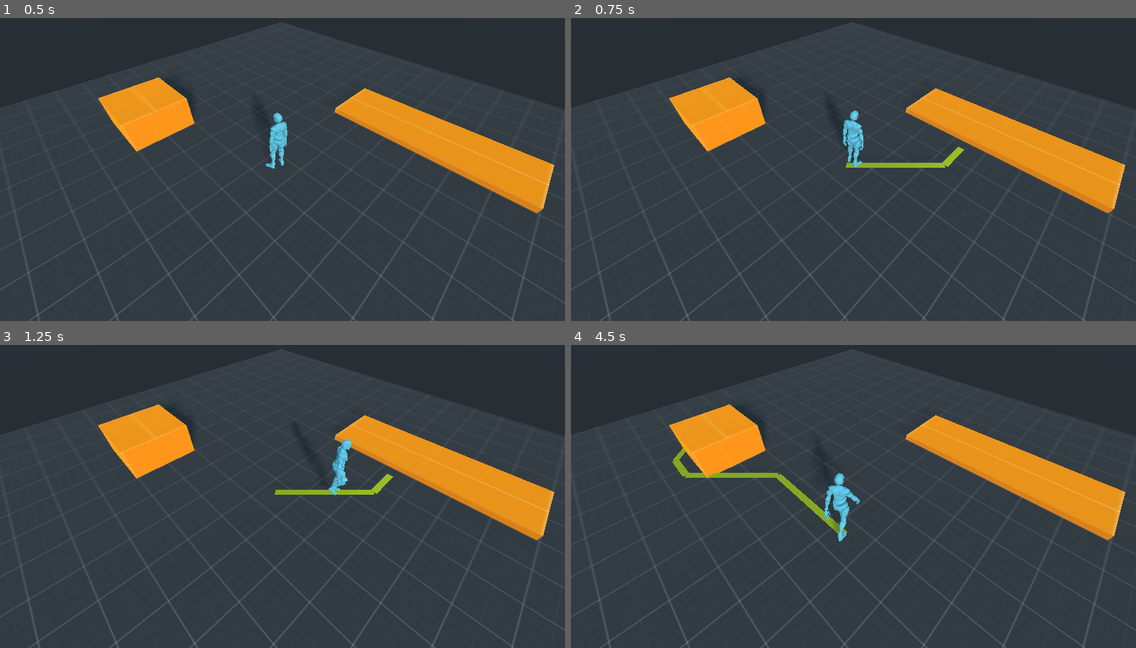
Above: before the commit, frames 1-4 (two rows, left to right).
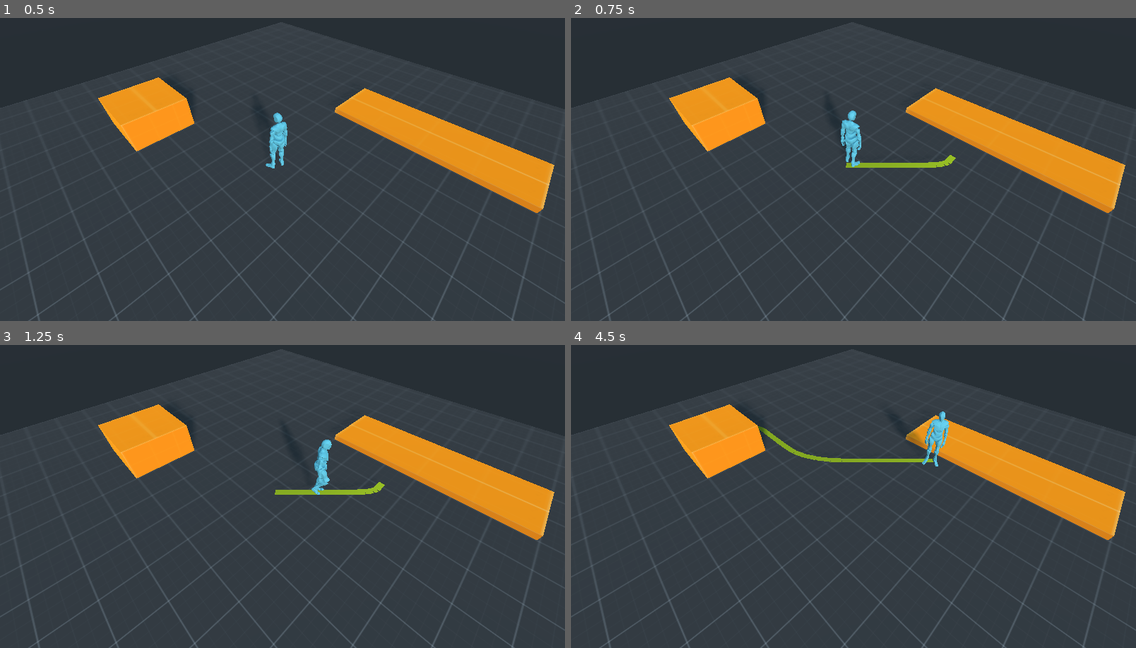
Above: after the commit, the same moments.

Repository: Disablak/SteampunkTactics
Game: Godot game, scene res://scenes/Main.tscn
Same seed, same stepped clock (60 frames per second), same inputs: the game is played once before the commit and once after it.
Inputs (mouse positions are in pixels of both pictures, inside the frame that each line leads up to):
- Up to frame 1 (0.5 s): no input
- Up to frame 2 (0.75 s): tap Enter at 0.5 s; move the mouse to (977, 139) at 0.52 s; click (977, 139) at 0.67 s
- Up to frame 3 (1.25 s): no input
- Up to frame 4 (4.5 s): move the mouse to (740, 499) at 1.27 s; click (740, 499) at 1.42 s; move the mouse to (910, 408) at 2.02 s; click (910, 408) at 2.17 s; move the mouse to (825, 548) at 2.77 s; click (825, 548) at 2.92 s; move the mouse to (1023, 532) at 3.52 s; click (1023, 532) at 3.67 s; move the mouse to (684, 432) at 4.27 s; click (684, 432) at 4.42 s

Frame 1 is identical in both runs. In frame 2, 0.4% of the frame differs, in the area x 47-70%, y 30-50%; in frame 3, 0.7%; in frame 4, 2.1%, in the area x 17-67%, y 21-65%.

Commit message:
first iteration smooth move

Diff:
--- a/scenes/Main.tscn
+++ b/scenes/Main.tscn
@@ -6,6 +6,7 @@
 [ext_resource path="res://data/textures/Orange/texture_02.png" type="Texture" id=4]
 [ext_resource path="res://scripts/PathfindingSystem.gd" type="Script" id=5]
 [ext_resource path="res://addons/my_draw_line_3d/MyDrawLine3D.gd" type="Script" id=6]
+[ext_resource path="res://scripts/SmoothLine.gd" type="Script" id=7]
 
 [sub_resource type="BoxShape" id=1]
 
@@ -24,6 +25,12 @@
 [sub_resource type="SpatialMaterial" id=9]
 albedo_texture = ExtResource( 4 )
 
+[sub_resource type="Curve3D" id=10]
+_data = {
+"points": PoolVector3Array( 0, 0, 0, 0, 0, 0, 2.17825, 0.700857, -6.24597, 0, 0, 0, 0, 0, 0, 5.0117, 0.606624, -4.84895, 0, 0, 0, 0, 0, 0, 3.37784, 0.263865, -2.34856, 0, 0, 0, 0, 0, 0, 0.603349, 0.318005, -2.83225, 0, 0, 0, 0, 0, 0, 2.17825, 0.700857, -6.24597 ),
+"tilts": PoolRealArray( 0, 0, 0, 0, 0 )
+}
+
 [sub_resource type="CylinderMesh" id=4]
 
 [sub_resource type="SpatialMaterial" id=5]
@@ -40,6 +47,9 @@
 [node name="DrawLine3D" type="MeshInstance" parent="Level"]
 script = ExtResource( 6 )
 color = Color( 0.505882, 0.615686, 0.0392157, 1 )
+
+[node name="SmoothLine" type="Spatial" parent="Level"]
+script = ExtResource( 7 )
 
 [node name="DirectionalLight" type="DirectionalLight" parent="Level"]
 transform = Transform( 0.502835, 0.7379, -0.450179, -0.621857, 0.670557, 0.404534, 0.600376, 0.0765329, 0.796047, -8.73829, 6.87771, 9.37318 )
@@ -67,11 +77,13 @@
 skeleton = NodePath("")
 material/0 = SubResource( 9 )
 
+[node name="Path" type="Path" parent="Level"]
+curve = SubResource( 10 )
+
 [node name="CameraPivot" type="Position3D" parent="."]
 transform = Transform( 0.707107, 0.5, -0.5, 0, 0.707107, 0.707107, 0.707107, -0.5, 0.5, -3.20546, 5.0352, 3.30646 )
 
 [node name="Camera" type="Camera" parent="CameraPivot"]
-transform = Transform( 1, 0, 0, 0, 1, 0, 0, 0, 1, 0, 0, 0 )
 
 [node name="Player" parent="." instance=ExtResource( 1 )]
 transform = Transform( 1, 0, 0, 0, 1, 0, 0, 0, 1, 0, 0.103427, 0 )
--- a/scripts/PlayerController.gd
+++ b/scripts/PlayerController.gd
@@ -4,11 +4,13 @@
 onready var pathfinding_system = get_node("Level/PathfindingSystem")
 onready var player = get_node("Player")
 onready var draw_line3d = get_node("Level/DrawLine3D")
+onready var path = get_node("Level/Path")
+onready var smooth_line = $Level/SmoothLine
 
 var tween_move := Tween.new()
 var cur_target_point := Vector3.ZERO
 
-const move_speed = 0.5
+const move_speed = 2
 const rot_speed = 10
 
 func _ready() -> void:
@@ -30,7 +32,14 @@
 func _on_Floor_input_event(_camera: Node, event: InputEvent, position: Vector3, _normal: Vector3, _shape_idx: int) -> void:
 	if event is InputEventMouseButton and event.pressed:
 		var points = pathfinding_system.find_path(player.global_transform.origin, position)
-		move_via_points(points)
+
+		path.curve.clear_points()
+		for point in points:
+			path.curve.add_point(point)
+
+		var new_points = smooth_line.make_points_smooth(path)
+
+		move_via_points(new_points)
 
 
 func _on_Player_on_player_reach_target() -> void:
@@ -59,17 +68,16 @@
 		cur_target_point = points[cur_target_id + 1]
 
 		player.player_animator.play_anim(Globals.AnimationType.WALKING)
+		var time_move = points[cur_target_id].distance_to(points[cur_target_id + 1]) / move_speed
 
 		tween_move.interpolate_property(
 			player,
 			"translation",
 			points[cur_target_id],
 			points[cur_target_id + 1],
-			move_speed
-#			Tween.TRANS_SINE,
-#			Tween.EASE_OUT
+			time_move
 		)
 		tween_move.start()
 
 		cur_target_id += 1
-		yield(get_tree().create_timer(move_speed), "timeout")
+		yield(get_tree().create_timer(time_move), "timeout")
--- /dev/null
+++ b/scripts/SmoothLine.gd
@@ -0,0 +1,53 @@
+extends Spatial
+
+
+func make_points_smooth(path: Path) -> PoolVector3Array:
+	var result = PoolVector3Array()
+
+	var points = path.curve.tessellate()
+	var size = points.size()
+
+	if size % 2 == 0 && size > 1:
+		var a = points[size-1]
+		var b = points[size-2]
+		var c = a.linear_interpolate(b, 0.5)
+		points.insert(size-1, c)
+
+	result.push_back(points[0])
+	var last_m = Vector3()
+	for i in range(0, size, 2):
+		print(i, size)
+		var a = points[i]
+		var b = points[i+1] if i < size - 1  else points[i]
+		var c = points[i+2] if i < size - 2  else points[i]
+		var m1 = _quadratic_bezier(a, b, c, 0.2)
+		var m2 = _quadratic_bezier(a, b, c, 0.4)
+		var m3 = _quadratic_bezier(a, b, c, 0.6)
+		var m4 = _quadratic_bezier(a, b, c, 0.8)
+
+		if (i != 0):
+			var e = last_m
+			var f = points[i]
+			var g = m1
+			var n1 = _quadratic_bezier(e, f, g, 0.33)
+			var n2 = _quadratic_bezier(e, f, g, 0.66)
+			result.push_back(n1)
+			result.push_back(n2)
+
+		result.push_back(m1)
+		result.push_back(m2)
+		result.push_back(m3)
+		result.push_back(m4)
+		last_m = m4
+
+	result.push_back(points[size-1])
+
+	return result
+
+
+func _quadratic_bezier(p0: Vector3, p1: Vector3, p2: Vector3, t: float):
+	var q0 = p0.linear_interpolate(p1, t)
+	var q1 = p1.linear_interpolate(p2, t)
+
+	var r = q0.linear_interpolate(q1, t)
+	return r
Not shown: 1 places in scenes/Main.tscn that only renumber resources
